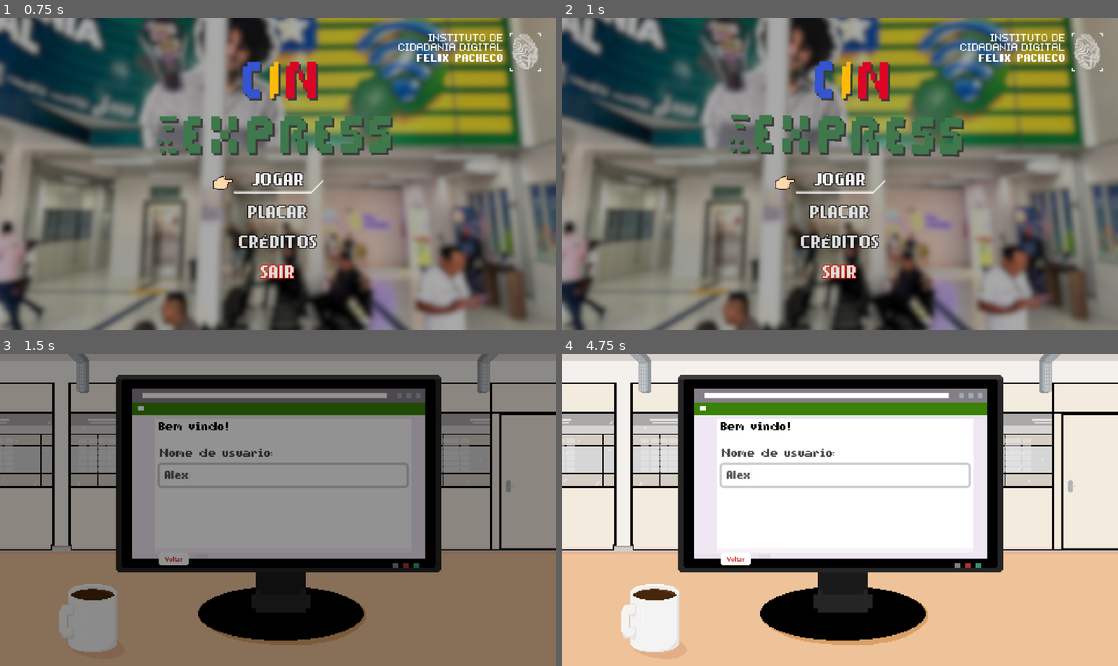
Above: before the commit, frames 1-4 (two rows, left to right).
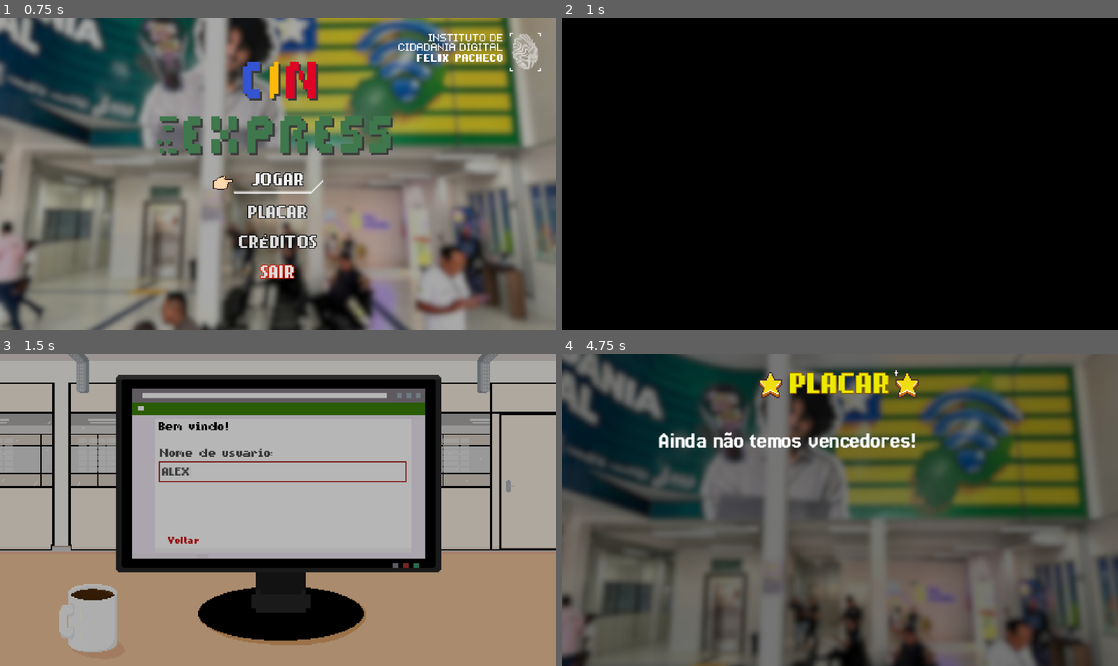
Above: after the commit, the same moments.

Repository: bianca-bezerra/CINExpress
Game: Godot game, scene res://scenes/levels/menu_scene.tscn
The game is run twice, just before and just after one commit, with the same random seed, the same clock (stepped at 60 frames per second) and the same inputs.
Inputs (mouse positions are in pixels of both pictures, inside the frame that each line leads up to):
- Up to frame 1 (0.75 s): click "JOGAR" at 0.5 s
- Up to frame 2 (1 s): no input
- Up to frame 3 (1.5 s): click (283, 475) at 1.27 s; type "Alex" at 1.35 s
- Up to frame 4 (4.75 s): click "Voltar" at 2 s; click (840, 516) at 2.75 s, where only the run after the commit has a clickable "JOGAR"; click (840, 547) at 3.5 s, where only the run after the commit has a clickable "PLACAR"; click (734, 559) at 4.25 s, where only the run before the commit has a clickable "Voltar"

Frame 1 is identical in both runs. In frame 2, 98% of the frame differs, in the area x 0-100%, y 0-100%; in frame 3, 80%; in frame 4, 99%.

Commit message:
fix: improve profile selection and normalize typing controls
Use one outlined name field to filter saved profiles after typing, keep controls inside the monitor, and stop the transition overlay from intercepting clicks. Shorten the outgoing fade to 0.4 seconds.

Store and display profile names in uppercase. Normalize typing targets and input to uppercase without accents, accept lowercase keystrokes, and remove Shift hints and Caps Lock warnings.

Refs: #17, #20, #23, #28

Diff:
--- a/scenes/levels/username_scene.tscn
+++ b/scenes/levels/username_scene.tscn
@@ -30,6 +30,84 @@
 corner_radius_bottom_left = 4
 anti_aliasing = false
 
+[sub_resource type="StyleBoxFlat" id="Field"]
+bg_color = Color(1, 1, 1, 1)
+border_width_left = 1
+border_width_top = 1
+border_width_right = 1
+border_width_bottom = 1
+border_color = Color(0.75, 0.75, 0.75, 1)
+content_margin_left = 3.0
+content_margin_top = 1.0
+content_margin_right = 3.0
+content_margin_bottom = 1.0
+
+[sub_resource type="StyleBoxFlat" id="Selection"]
+bg_color = Color(0.88, 0.78, 0.78, 1)
+
+[sub_resource type="StyleBoxFlat" id="Focus"]
+bg_color = Color(1, 1, 1, 0)
+border_width_left = 1
+border_width_top = 1
+border_width_right = 1
+border_width_bottom = 1
+border_color = Color(0.64, 0, 0, 1)
+
+[sub_resource type="StyleBoxFlat" id="Disabled"]
+bg_color = Color(0.92, 0.90, 0.92, 1)
+content_margin_left = 3.0
+content_margin_top = 1.0
+content_margin_right = 3.0
+content_margin_bottom = 1.0
+
+[sub_resource type="StyleBoxFlat" id="ScrollTrack"]
+bg_color = Color(0.93, 0.91, 0.94, 1)
+content_margin_left = 1.0
+content_margin_right = 2.0
+
+[sub_resource type="StyleBoxFlat" id="ScrollGrabber"]
+bg_color = Color(0.64, 0, 0, 1)
+content_margin_left = 1.0
+content_margin_right = 2.0
+
+[sub_resource type="StyleBoxEmpty" id="Empty"]
+
+[sub_resource type="Theme" id="ProfileTheme"]
+default_font = ExtResource("4_37a74")
+default_font_size = 7
+Button/colors/font_color = Color(0.83, 0.04, 0.04, 1)
+Button/colors/font_hover_color = Color(1, 1, 1, 1)
+Button/colors/font_pressed_color = Color(1, 1, 1, 1)
+Button/colors/font_disabled_color = Color(0.5, 0.45, 0.5, 1)
+Button/styles/normal = SubResource("StyleBoxFlat_st0jp")
+Button/styles/hover = SubResource("StyleBoxFlat_37a74")
+Button/styles/pressed = SubResource("StyleBoxFlat_gykg1")
+Button/styles/disabled = SubResource("Disabled")
+Button/styles/focus = SubResource("Focus")
+LineEdit/colors/font_color = Color(0.33, 0.33, 0.33, 1)
+LineEdit/colors/font_placeholder_color = Color(0.48, 0.48, 0.48, 1)
+LineEdit/styles/normal = SubResource("Field")
+LineEdit/styles/focus = SubResource("Focus")
+ItemList/colors/font_color = Color(0.33, 0.33, 0.33, 1)
+ItemList/colors/font_hovered_color = Color(0.33, 0.33, 0.33, 1)
+ItemList/colors/font_hovered_selected_color = Color(0.5, 0, 0, 1)
+ItemList/styles/hovered = SubResource("Selection")
+ItemList/styles/hovered_selected = SubResource("Selection")
+ItemList/colors/font_selected_color = Color(0.5, 0, 0, 1)
+ItemList/constants/v_separation = 2
+ItemList/styles/panel = SubResource("Field")
+ItemList/styles/focus = SubResource("Focus")
+ItemList/styles/selected = SubResource("Selection")
+ItemList/styles/selected_focus = SubResource("Selection")
+VScrollBar/icons/increment = null
+VScrollBar/icons/decrement = null
+VScrollBar/styles/scroll = SubResource("ScrollTrack")
+VScrollBar/styles/grabber = SubResource("ScrollGrabber")
+VScrollBar/styles/grabber_highlight = SubResource("ScrollGrabber")
+VScrollBar/styles/grabber_pressed = SubResource("ScrollGrabber")
+VScrollBar/styles/increment = SubResource("Empty")
+VScrollBar/styles/decrement = SubResource("Empty")
+
 [node name="UsernameScene" type="Node2D"]
 script = ExtResource("1_0tmcr")
 
@@ -40,64 +118,59 @@
 [node name="PreviousButton" type="Button" parent="."]
 z_index = 41
 offset_left = 137.0
-offset_top = 172.0
-offset_right = 176.505
-offset_bottom = 188.71364
-scale = Vector2(0.6581444, 0.6581444)
+offset_top = 155.0
+offset_right = 180.0
+offset_bottom = 168.0
 theme_override_colors/font_color = Color(0.8258557, 0.04360277, 0.04360277, 1)
-theme_override_font_sizes/font_size = 8
+theme_override_font_sizes/font_size = 7
 theme_override_styles/normal = SubResource("StyleBoxFlat_st0jp")
 theme_override_styles/pressed = SubResource("StyleBoxFlat_gykg1")
 theme_override_styles/hover = SubResource("StyleBoxFlat_37a74")
 text = "Voltar"
+theme = SubResource("ProfileTheme")
 
 [node name="NameInput" parent="." instance=ExtResource("2_e03c0")]
 modulate = Color(1, 1, 1, 1)
 self_modulate = Color(1, 1, 1, 1)
-offset_left = 138.0
-offset_top = 96.0
-offset_right = 351.0
-offset_bottom = 112.0
+offset_left = 137.0
+offset_top = 93.0
+offset_right = 351.0
+offset_bottom = 111.0
 theme_override_colors/font_color = Color(0.33028352, 0.33028352, 0.33028352, 1)
 theme_override_fonts/font = ExtResource("4_37a74")
 theme_override_font_sizes/font_size = 8
 max_length = 20
 keep_editing_on_text_submit = true
-flat = true
+flat = false
+theme = SubResource("ProfileTheme")
+retain_input_focus = false
 
 [node name="WarningLabel" type="RichTextLabel" parent="."]
 offset_left = 137.0
-offset_top = 112.0
-offset_right = 350.0
-offset_bottom = 124.0
+offset_top = 111.0
+offset_right = 351.0
+offset_bottom = 120.0
 theme_override_colors/default_color = Color(0.8156863, 0.20392157, 0.17254902, 1)
 theme_override_fonts/normal_font = ExtResource("4_37a74")
 theme_override_font_sizes/normal_font_size = 7
 text = "Esse nome já existe"
-
-[node name="ProfileSearch" type="LineEdit" parent="."]
+mouse_filter = 2
+
+[node name="ProfileList" type="ItemList" parent="."]
+visible = false
 offset_left = 137.0
 offset_top = 124.0
 offset_right = 351.0
-offset_bottom = 137.0
-theme_override_fonts/font = ExtResource("4_37a74")
-theme_override_font_sizes/font_size = 8
-placeholder_text = "Buscar perfil salvo..."
-flat = true
-
-[node name="ProfileList" type="ItemList" parent="."]
-offset_left = 137.0
-offset_top = 137.0
-offset_right = 351.0
-offset_bottom = 158.0
+offset_bottom = 153.0
 theme_override_colors/font_color = Color(0.33028352, 0.33028352, 0.33052, 1)
 theme_override_fonts/font = ExtResource("4_37a74")
-theme_override_font_sizes/font_size = 8
+theme_override_font_sizes/font_size = 7
 allow_reselect = true
+theme = SubResource("ProfileTheme")
 
 [node name="NoProfilesLabel" type="Label" parent="."]
 offset_left = 139.0
-offset_top = 140.0
+offset_top = 124.0
 offset_right = 349.0
 offset_bottom = 153.0
 theme_override_colors/font_color = Color(0.38, 0.38, 0.38, 1)
@@ -110,18 +183,20 @@
 visible = false
 
 [node name="UseProfileButton" type="Button" parent="."]
-offset_left = 137.0
-offset_top = 158.0
-offset_right = 213.0
-offset_bottom = 171.0
+offset_left = 275.0
+offset_top = 155.0
+offset_right = 351.0
+offset_bottom = 168.0
 theme_override_colors/font_color = Color(0.8258557, 0.04360277, 0.04360277, 1)
 theme_override_font_sizes/font_size = 7
 theme_override_styles/normal = SubResource("StyleBoxFlat_st0jp")
 theme_override_styles/pressed = SubResource("StyleBoxFlat_gykg1")
 theme_override_styles/hover = SubResource("StyleBoxFlat_37a74")
+visible = false
 text = "Usar perfil"
 disabled = true
-focus_mode = 0
+focus_mode = 2
+theme = SubResource("ProfileTheme")
 
 [connection signal="pressed" from="PreviousButton" to="." method="_on_previous_button_pressed"]
 [connection signal="text_submitted" from="NameInput" to="." method="_on_name_input_text_submitted"]
--- a/scenes/scene_transition_animation.tscn
+++ b/scenes/scene_transition_animation.tscn
@@ -17,7 +17,7 @@
 
 [sub_resource type="Animation" id="Animation_cwgs8"]
 resource_name = "fade_in"
-length = 0.5
+length = 0.4
 tracks/0/type = "value"
 tracks/0/imported = false
 tracks/0/enabled = true
@@ -25,7 +25,7 @@
 tracks/0/interp = 1
 tracks/0/loop_wrap = true
 tracks/0/keys = {
-"times": PackedFloat32Array(0, 0.46666667),
+"times": PackedFloat32Array(0, 0.4),
 "transitions": PackedFloat32Array(1, 1),
 "update": 0,
 "values": [Color(0, 0, 0, 0), Color(0, 0, 0, 1)]
@@ -63,6 +63,7 @@
 offset_top = -34.0
 offset_right = 578.0
 offset_bottom = 319.0
+mouse_filter = 2
 color = Color(0, 0, 0, 0)
 
 [node name="AnimationPlayer" type="AnimationPlayer" parent="."]
--- a/scripts/game_type.gd
+++ b/scripts/game_type.gd
@@ -1,5 +1,7 @@
 extends LineEdit
 class_name GameType
+
+@export var retain_input_focus := true
 
 func _on_text_changed(_new_text: String) -> void:
 	AudioManager.play_sfx("text_type")
@@ -9,4 +11,5 @@
 
 ## Workaround para sempre ter o foco
 func _unhandled_input(_event: InputEvent) -> void:
-	grab_focus()
+	if retain_input_focus:
+		grab_focus()
--- a/scripts/names.gd
+++ b/scripts/names.gd
@@ -161,4 +161,24 @@
 		nome_completo += (" " + candidato)
 		i -= 1
 
-	return nome_completo
+	return normalizar_nome(nome_completo)
+
+
+
+func normalizar_nome(nome: String) -> String:
+	var normalized := nome.to_upper()
+	var accent_groups := {
+		"A": "ÀÁÂÃÄÅĀĂĄ", "E": "ÈÉÊËĒĖĘĚ", "I": "ÌÍÎÏĪĮİ",
+		"O": "ÒÓÔÕÖØŌŐ", "U": "ÙÚÛÜŪŮŰŲ", "C": "ÇĆČ",
+		"N": "ÑŃŇ", "S": "ŚŠŞ", "Z": "ŹŻŽ", "Y": "ÝŸ", "L": "Ł",
+	}
+	for letter in accent_groups:
+		for accented in accent_groups[letter]:
+			normalized = normalized.replace(accented, letter)
+	var result := ""
+	for character in normalized:
+		var code := character.unicode_at(0)
+		# Remove combining accents from decomposed Unicode names as well.
+		if code < 0x0300 or code > 0x036F:
+			result += character
+	return result
--- a/scripts/player_manager.gd
+++ b/scripts/player_manager.gd
@@ -56,7 +56,7 @@
 	}
 
 func register_new_player(player_name: String):
-	_current_player_data["name"] = player_name
+	_current_player_data["name"] = player_name.strip_edges().to_upper()
 	var profile_id := Time.get_ticks_msec()
 	while not get_player_by_id(profile_id).is_empty():
 		profile_id += 1
@@ -69,7 +69,7 @@
 		return false
 	reset_current_player_data()
 	_current_player_data["id"] = profile.get("id", player_id)
-	_current_player_data["name"] = str(profile.get("name", ""))
+	_current_player_data["name"] = str(profile.get("name", "")).strip_edges().to_upper()
 	return true
 
 func _handle_combo():
@@ -193,7 +193,7 @@
 
 		for key in new_data:
 			if player_to_edit.has(key):
-				player_to_edit[key] = new_data[key]
+				player_to_edit[key] = str(new_data[key]).strip_edges().to_upper() if key == "name" else new_data[key]
 			else:
 				print("Aviso: Tentando editar um campo inexistente ('%s') para o jogador ID %d" % [key, player_id])
 
--- a/scripts/quickly_type_level.gd
+++ b/scripts/quickly_type_level.gd
@@ -26,7 +26,6 @@
 var _current_name: String = ""
 var _current_letter_index: int = 0
 var _round_start_time: float = 0.0
-var _caps_lock_enabled := false
 
 func _ready() -> void:
 	warning_label.visible = false
@@ -83,7 +82,7 @@
 		_character_boxes.append(char_box)
 
 func _on_text_changed(new_text: String) -> void:
-	var typed_so_far = new_text
+	var typed_so_far: String = names.normalizar_nome(new_text)
 	var correct_prefix = _current_name.left(typed_so_far.length())
 
 	if typed_so_far != correct_prefix:
@@ -91,6 +90,10 @@
 		input_line_edit.text = last_correct_text
 		input_line_edit.caret_column = last_correct_text.length()
 		return
+
+	if input_line_edit.text != typed_so_far:
+		input_line_edit.text = typed_so_far
+		input_line_edit.caret_column = typed_so_far.length()
 
 	_current_letter_index = typed_so_far.length()
 
@@ -109,13 +112,15 @@
 
 	update_ui()
 
-	signature.text = new_text
+	signature.text = input_line_edit.text
 
 	if _current_letter_index >= _current_name.length():
 		input_line_edit.release_focus()
 		finish_game()
 
 func update_ui() -> void:
+	$PlusLabel.hide()
+	instruction_2.hide()
 	if _character_boxes.is_empty():
 		return
 
@@ -125,32 +130,8 @@
 			box.set_state(box.State.CORRECT)
 		elif i == _current_letter_index:
 			var letter = _current_name[_current_letter_index]
-			var is_upper_letter = letter == letter.to_upper()
-
-			$PlusLabel.visible = is_upper_letter and GameManager.current_level == 0
-
-			if is_upper_letter:
-				instruction_1.setup_instruction("shift")
-				instruction_2.setup_instruction(letter)
-			else:
-				instruction_1.setup_instruction(letter)
-				instruction_2.deactivate_instruction()
+			instruction_1.setup_instruction(letter)
 
 			box.set_state(box.State.ACTIVE)
 		else:
 			box.set_state(box.State.PENDING)
-
-func _input(event: InputEvent) -> void:
-	if event is InputEventKey and event.pressed:
-		if event.keycode == KEY_CAPSLOCK:
-			_caps_lock_enabled = not _caps_lock_enabled
-			warning_label.visible = _caps_lock_enabled
-
-		elif event.unicode >= 65 and event.unicode <= 90:
-			if not event.shift_pressed:
-				_caps_lock_enabled = true
-				warning_label.visible = true
-		elif event.unicode >= 97 and event.unicode <= 122:
-			if event.shift_pressed:
-				_caps_lock_enabled = true
-				warning_label.visible = true
--- a/scripts/save_manager.gd
+++ b/scripts/save_manager.gd
@@ -13,6 +13,7 @@
 
 ## Salva os dados presentes em "game_data"
 func save_game():
+	_normalize_profile_names()
 	var file = FileAccess.open(_save_path, FileAccess.WRITE)
 	if file:
 		file.store_string(JSON.stringify(game_data))
@@ -57,6 +58,7 @@
 			var parsed_data = JSON.parse_string(json_string)
 			if parsed_data is Dictionary:
 				game_data = parsed_data
+				_normalize_profile_names()
 				print("Game loaded successfully.")
 			else:
 				print("Error parsing save data.")
@@ -83,3 +85,10 @@
 		"player_count" : 0
 	}
 	save_game()
+
+
+
+func _normalize_profile_names() -> void:
+	for profile in game_data.get("dashboard", []):
+		if profile is Dictionary and profile.has("name"):
+			profile["name"] = str(profile["name"]).strip_edges().to_upper()
--- a/scripts/username_scene.gd
+++ b/scripts/username_scene.gd
@@ -2,7 +2,6 @@
 
 @onready var input = $NameInput
 @onready var warning_label: RichTextLabel = $WarningLabel
-@onready var profile_search: LineEdit = $ProfileSearch
 @onready var profile_list: ItemList = $ProfileList
 @onready var no_profiles_label: Label = $NoProfilesLabel
 @onready var use_profile_button: Button = $UseProfileButton
@@ -13,7 +12,6 @@
 func _ready() -> void:
 	warning_label.visible = false
 	input.text_changed.connect(_on_name_input_text_changed)
-	profile_search.text_changed.connect(_on_profile_search_text_changed)
 	profile_list.item_selected.connect(_on_profile_selected)
 	profile_list.item_activated.connect(_on_profile_activated)
 	use_profile_button.pressed.connect(_on_use_profile_button_pressed)
@@ -25,7 +23,7 @@
 		GameManager.change_to_menu_scene()
 
 func _on_name_input_text_submitted(new_text: String) -> void:
-	var player_name := new_text.strip_edges()
+	var player_name := new_text.strip_edges().to_upper()
 	var min_length := 3
 	var max_length := 20
 	var allowed_pattern := RegEx.new()
@@ -63,11 +61,11 @@
 	GameManager.start_game()
 
 
-func _on_name_input_text_changed(_new_text: String) -> void:
-	_hide_warning()
-
-
-func _on_profile_search_text_changed(query: String) -> void:
+func _on_name_input_text_changed(query: String) -> void:
+	var caret_position: int = input.caret_column
+	if query != query.to_upper():
+		input.text = query.to_upper()
+		input.caret_column = caret_position
 	_hide_warning()
 	_refresh_profile_list(query)
 
@@ -77,28 +75,29 @@
 	_visible_profile_ids.clear()
 	use_profile_button.disabled = true
 
+	profile_list.visible = false
+	no_profiles_label.visible = false
+	use_profile_button.visible = false
+	var normalized_query := query.strip_edges().to_lower()
+	if normalized_query.is_empty():
+		return
+
 	var saved_profiles: Array[Dictionary] = []
 	for profile in SaveManager.game_data.get("dashboard", []):
 		if profile is Dictionary and not str(profile.get("name", "")).strip_edges().is_empty():
 			saved_profiles.append(profile)
 
 	if saved_profiles.is_empty():
-		profile_search.visible = false
-		profile_list.visible = false
-		no_profiles_label.visible = false
-		use_profile_button.visible = false
 		return
 
-	profile_search.visible = true
 	profile_list.visible = true
 	use_profile_button.visible = true
-	var normalized_query := query.strip_edges().to_lower()
 	saved_profiles.sort_custom(func(a: Dictionary, b: Dictionary) -> bool:
 		return str(a.get("name", "")).nocasecmp_to(str(b.get("name", ""))) < 0
 	)
 
 	for profile in saved_profiles:
-		var profile_name := str(profile.get("name", "")).strip_edges()
+		var profile_name := str(profile.get("name", "")).strip_edges().to_upper()
 		if not normalized_query.is_empty() and not profile_name.to_lower().contains(normalized_query):
 			continue
 		var profile_id := int(profile.get("id", -1))
Not shown: 1 places in scenes/levels/username_scene.tscn that only renumber resources
